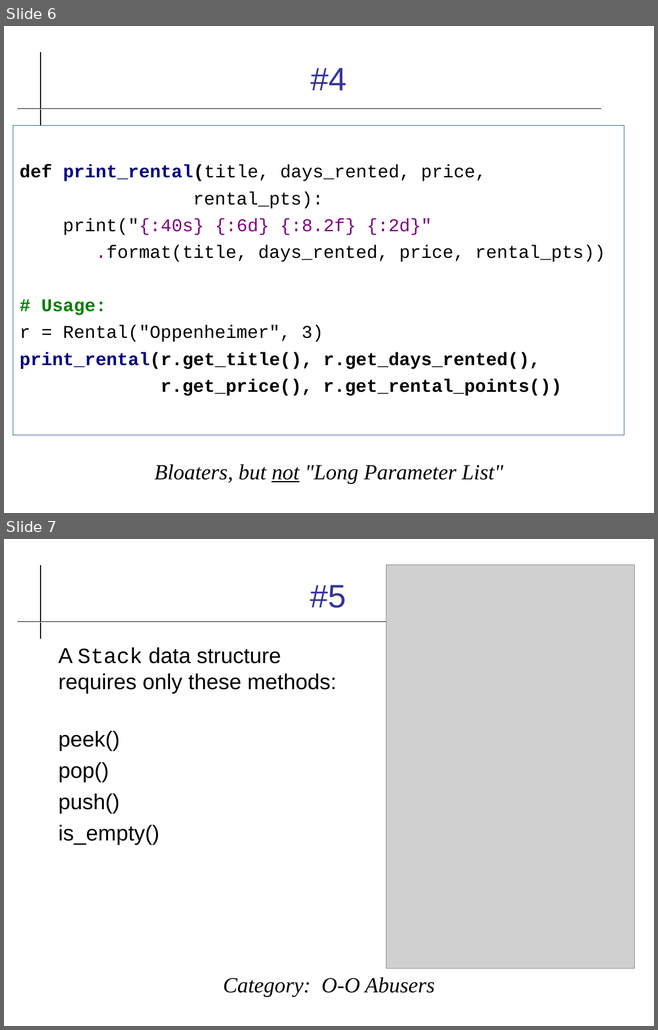
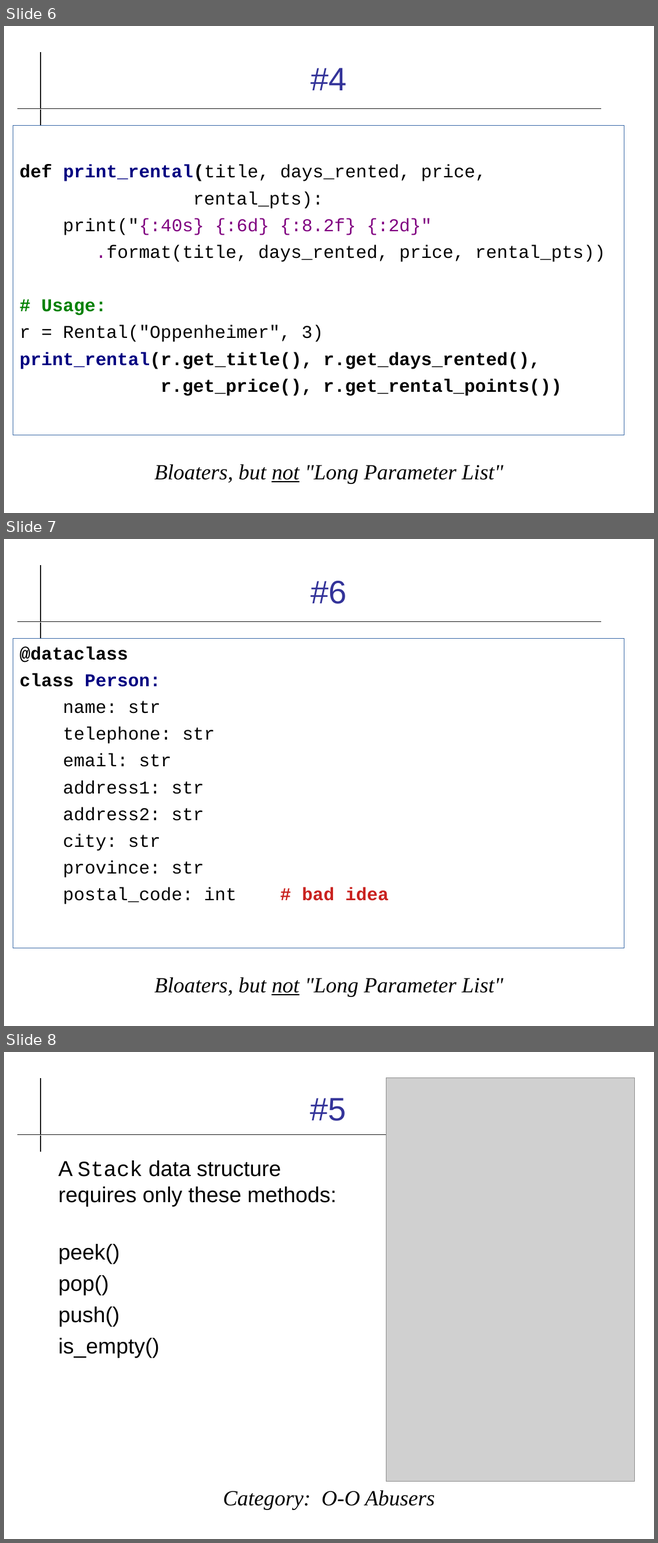
Before and after one commit to cpske/ISP, a slide deck: refactoring/Code-Smell-Review.odp. Shown one above the other, each under a label of ours: slides 6 and 7 before the commit, slides 6, 7 and 8 after it. The pictures are 658x1030 and 658x1543 pixels, drawn with LibreOffice and Linux fonts; fonts in the diff are those of the drawing; grey boxes stand for pictures. Boxes give left, top, right and bottom in pixels: in the first picture for what was removed or moved away, otherwise in the second. Text is boxed around its words. In the diff, an @@ line names an element or a change of style, - is before the commit and + after.

```diff
--- a/refactoring/Code-Smell-Review.odp
+++ b/refactoring/Code-Smell-Review.odp
@@ slide 7 added at (x1=4, y1=539, x2=654, y2=1026), background #FFFFFF; not listed: 2 template elements that a slide beside it also shows @@
@@ title added at (x1=311, y1=581, x2=347, y2=604), 36 pt, text #333399 @@
+#6
@@ text added at (x1=13, y1=638, x2=623, y2=948), outline #3465A4 0 pt, 20 pt, text #000000 @@
+@dataclass
+class Person:
+name: str
+telephone: str
+email: str
+address1: str
+address2: str
+city: str
+province: str
+postal_code: int # bad idea
@@ text added at (x1=154, y1=977, x2=503, y2=997), 24 pt, text #000000, italic @@
+Bloaters, but not "Long Parameter List"
@@ what was slide 7 is now slide 8 @@
```
Also in this commit, not shown: 10 other files.
